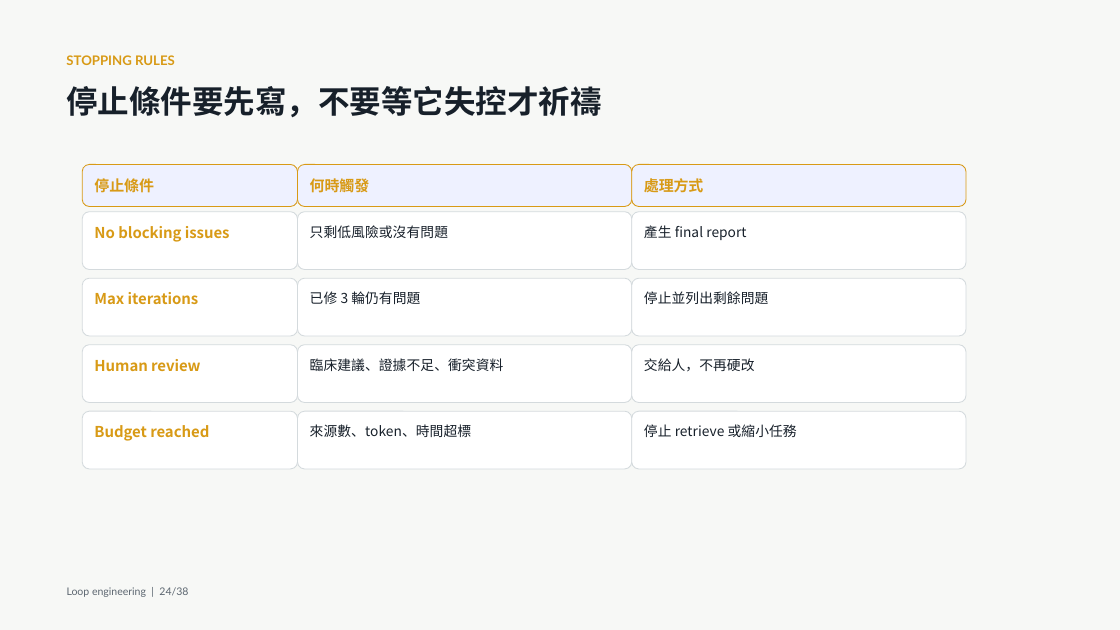
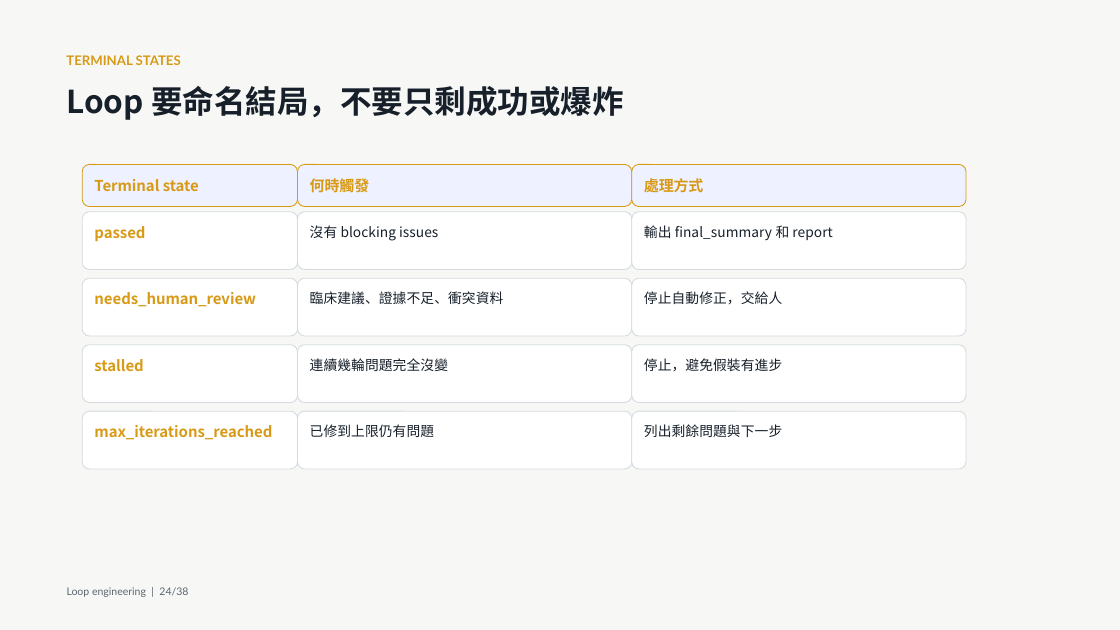
Before and after one commit to godkin1211/LLM_applications_on_BioMedicalData, a slide deck: slide 32 of slides/lesson-09-loop-engineering.pptx (slide 24 before the commit). Drawn at 1120x630 pixels with LibreOffice and Linux fonts; fonts in the diff are those of the drawing. Boxes give left, top, right and bottom in pixels: in the first picture for what was removed or moved away, otherwise in the second. Text is boxed around its words. In the diff, an @@ line names an element or a change of style, - is before the commit and + after.

```diff
--- a/slides/lesson-09-loop-engineering.pptx
+++ b/slides/lesson-09-loop-engineering.pptx
@@ text at box(66, 55, 181, 65): text changed @@
-STOPPING RULES
+TERMINAL STATES
@@ text at box(66, 86, 624, 120): text changed @@
-停止條件要先寫，不要等它失控才祈禱
+Loop 要命名結局，不要只剩成功或爆炸
@@ text at box(94, 179, 199, 191): text changed @@
-停止條件
+Terminal state
@@ text at box(94, 226, 145, 242): text changed @@
-No blocking issues
+passed
@@ text at box(310, 225, 438, 241): text changed @@
-只剩低風險或沒有問題
+沒有 blocking issues
@@ text at box(644, 225, 832, 240): text changed @@
-產生 final report
+輸出 final_summary 和 report
@@ text at box(94, 292, 256, 307): text changed @@
-Max iterations
+needs_human_review
@@ text "臨床建議、證據不足、衝突資料": place and size @@
-text "臨床建議、證據不足、衝突資料" at box(310, 358, 504, 371)
+text "臨床建議、證據不足、衝突資料" at box(310, 291, 504, 304)
@@ text removed at box(310, 291, 420, 304) @@
-已修 3 輪仍有問題
@@ text at box(644, 291, 782, 304): text changed @@
-停止並列出剩餘問題
+停止自動修正，交給人
@@ text at box(94, 359, 143, 371): text changed @@
-Human review
+stalled
@@ text added at box(310, 358, 448, 371), 11.8 pt, text #17202A @@
+連續幾輪問題完全沒變
@@ text at box(644, 358, 782, 371): text changed @@
-交給人，不再硬改
+停止，避免假裝有進步
@@ text at box(94, 425, 272, 440): text changed @@
-Budget reached
+max_iterations_reached
@@ text at box(310, 424, 434, 437): text changed @@
-來源數、token、時間超標
+已修到上限仍有問題
@@ text at box(644, 424, 782, 437): text changed @@
-停止 retrieve 或縮小任務
+列出剩餘問題與下一步
```
Also in this commit, not shown: 24 other slides changed, 11 slides added, 3 slides removed, 4 other files.
